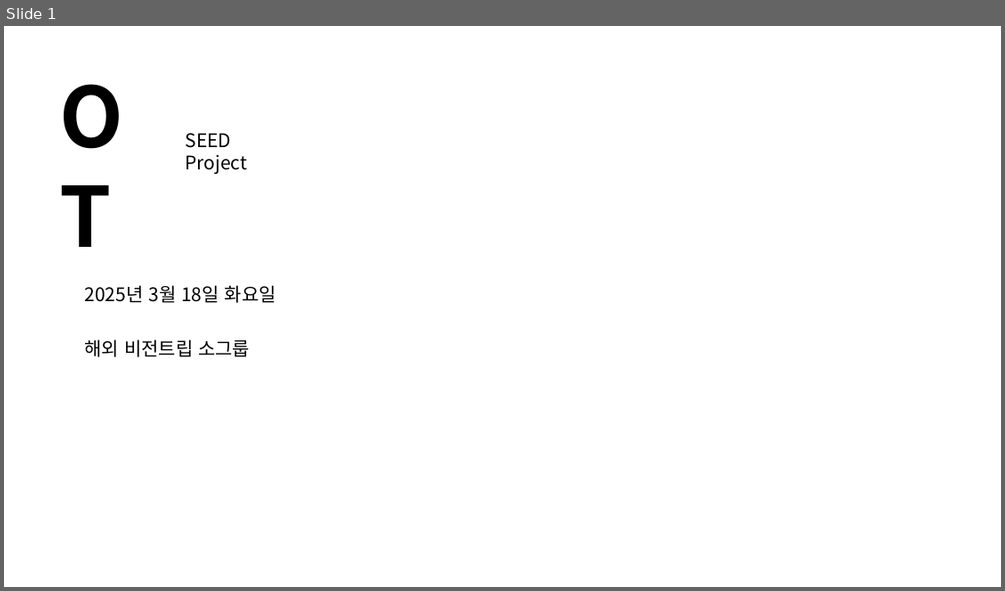
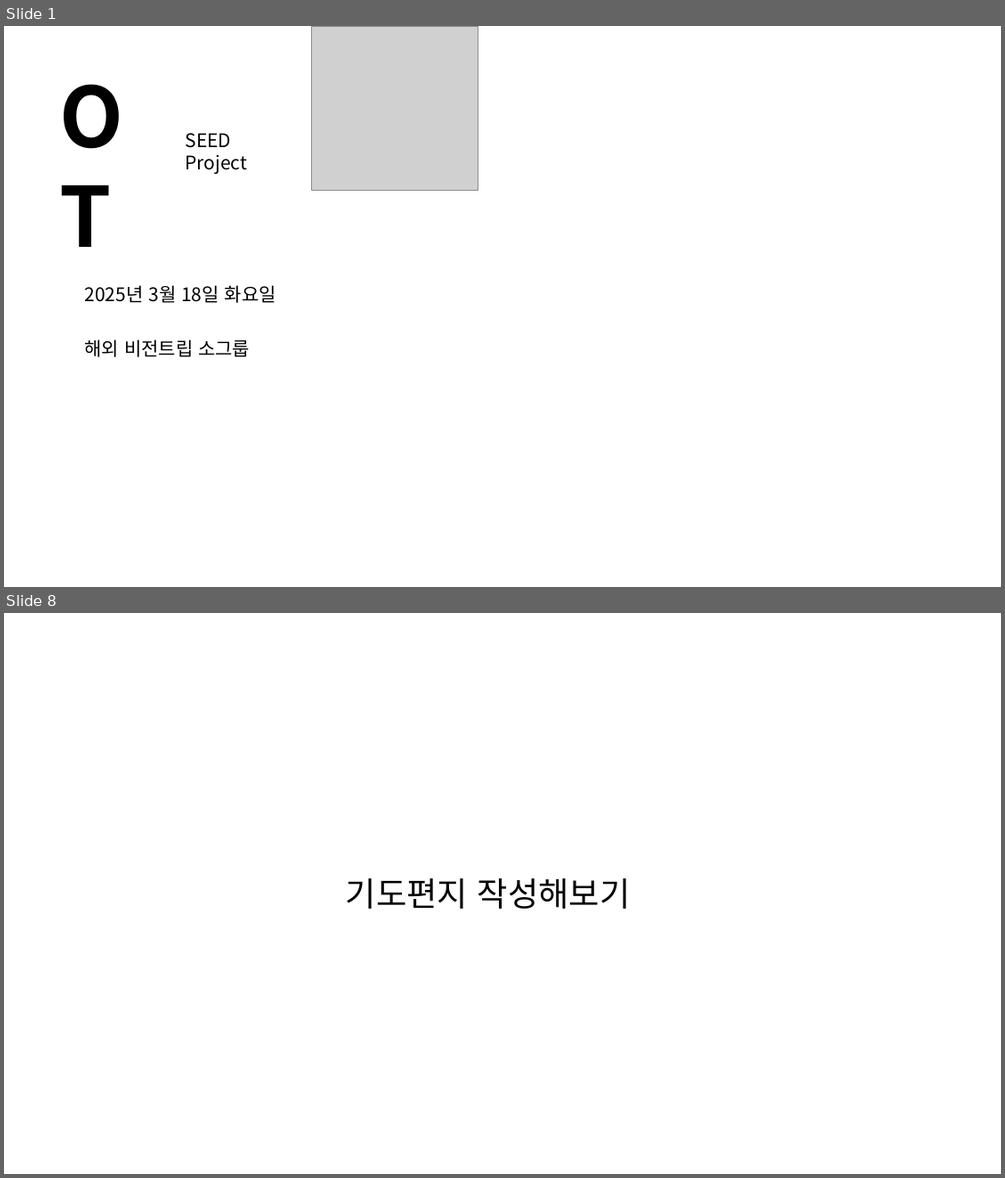
Before and after one commit to 51SB-ANTIMONY/2025-1_UNISTIVF-SEED, a slide deck: PPT/week3_OT, 기도편지 및 회의_20250318.pptx. Shown one above the other, each under a label of ours: slide 1 before the commit, slides 1 and 8 after it; the slides between them are not shown. The pictures are 1005x591 and 1005x1178 pixels, drawn with LibreOffice and Linux fonts; fonts in the diff are those of the drawing; grey boxes stand for pictures. Boxes give left, top, right and bottom in pixels: in the first picture for what was removed or moved away, otherwise in the second. Text is boxed around its words. In the diff, an @@ line names an element or a change of style, - is before the commit and + after.

```diff
--- a/PPT/week3_OT, 기도편지 및 회의_20250318.pptx
+++ b/PPT/week3_OT, 기도편지 및 회의_20250318.pptx
@@ slide 8 added at (4,613,1001,1174), background #FFFFFF @@
@@ text added at (346,878,631,908), 32 pt, text #000000 @@
+기도편지 작성해보기
@@ slide 1 changed as well @@
@@ picture added at (311,26,478,191) @@
```
Also in this commit, not shown: 15 other slides added, 1 slide removed, 1 other file.
